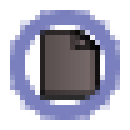
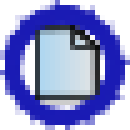
Revision of a layered 130×130 image; what changed, layer by layer:
added layer "09.png" above "08.png" over [5, 15, 120, 115]
added layer "08.png" above "07.png" over [5, 15, 125, 120]
painted on "07.png" over [0, 15, 125, 120]
painted on "06.png" over [0, 15, 130, 120]
painted on "05.png" over [5, 10, 120, 120]
painted on "04.png" over [10, 10, 120, 125]
painted on "03.png" over [10, 5, 115, 125]
painted on "02.png" over [10, 5, 115, 130]
painted on "01.png" over [10, 0, 115, 130]
painted on "00.png" over [10, 10, 120, 125]
